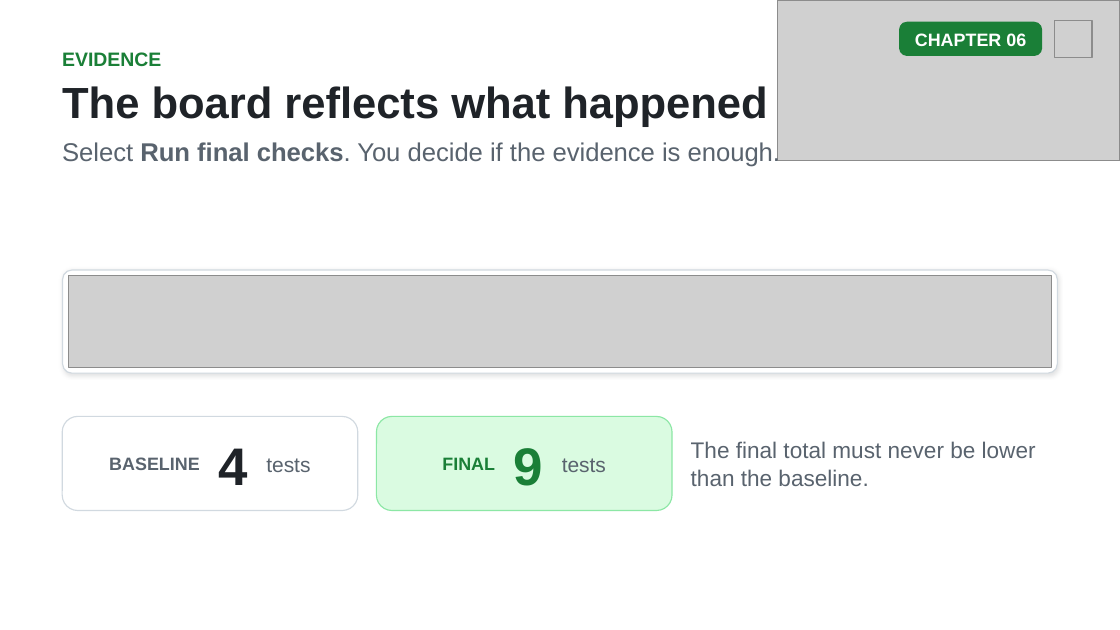
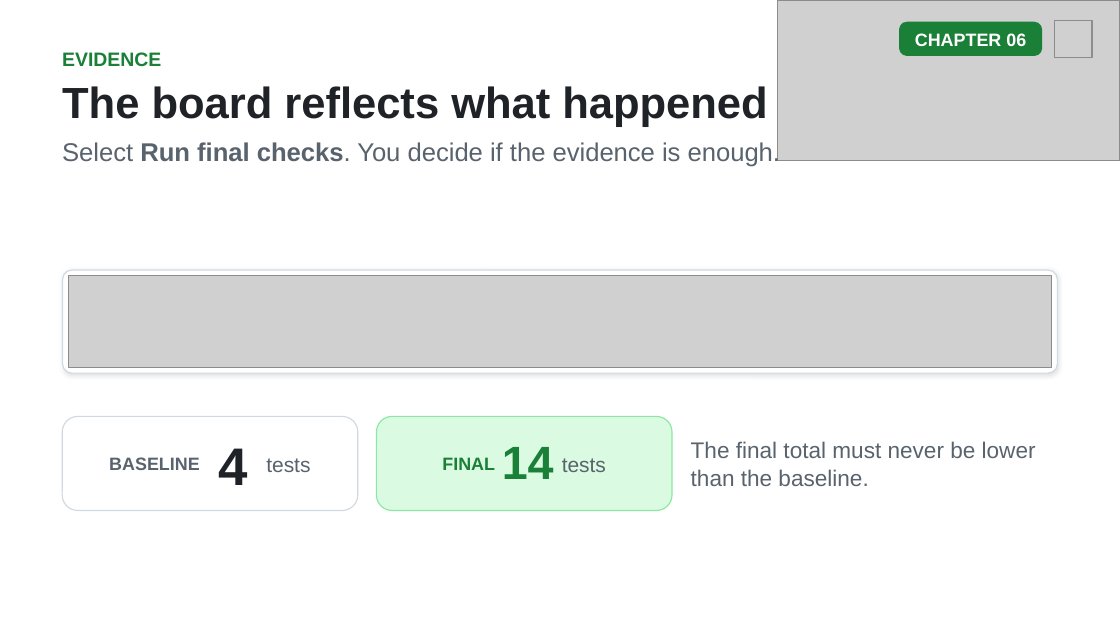
Before and after one commit to github/copilot-app-for-beginners, a slide deck: slide 13 of slides/06-canvases.pptx. Drawn at 1120x630 pixels with LibreOffice and Linux fonts; fonts in the diff are those of the drawing; grey boxes stand for pictures. Boxes give left, top, right and bottom in pixels: in the first picture for what was removed or moved away, otherwise in the second. Text is boxed around its words. In the diff, an @@ line names an element or a change of style, - is before the commit and + after.

```diff
--- a/slides/06-canvases.pptx
+++ b/slides/06-canvases.pptx
@@ text at bbox=[502, 447, 554, 479]: text changed; size 34 to 30 pt @@
-9
+14
```
Also in this commit, not shown: 4 other slides changed, 7 other files.
